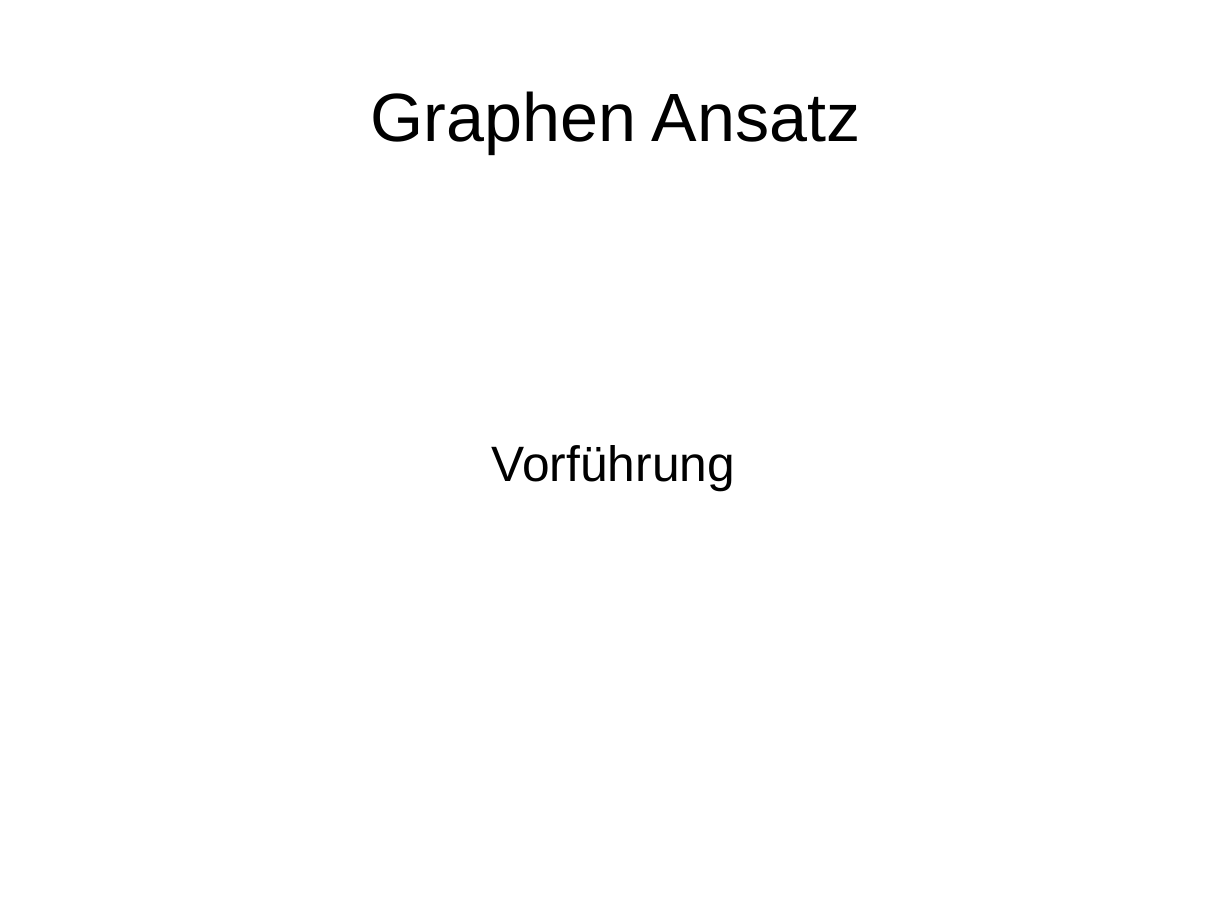
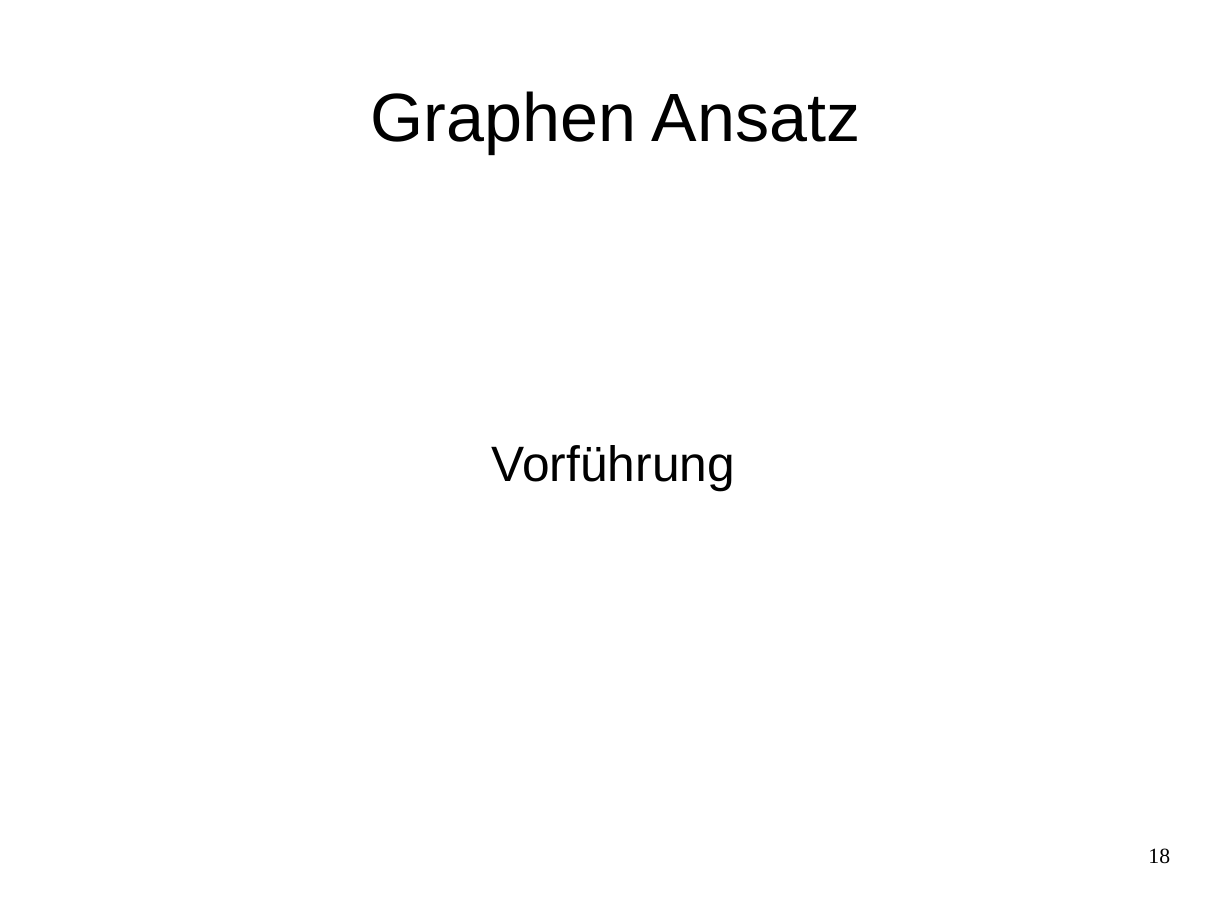
Before and after one commit to Smart-Minotaur/nxt_minotaur, a slide deck: slide 18 of doc/Präsentation.odp (slide 19 before the commit). Drawn at 1232x924 pixels with LibreOffice and Linux fonts; fonts in the diff are those of the drawing. Boxes give left, top, right and bottom in pixels: in the first picture for what was removed or moved away, otherwise in the second. Text is boxed around its words. In the diff, an @@ line names an element or a change of style, - is before the commit and + after.

```diff
--- a/doc/Präsentation.odp
+++ b/doc/Präsentation.odp
@@ page number added at (1148, 848, 1170, 864), 14 pt, text #000000 @@
+18
```
Also in this commit, not shown: 18 other slides changed, 6 slides added, 3 slides removed.
